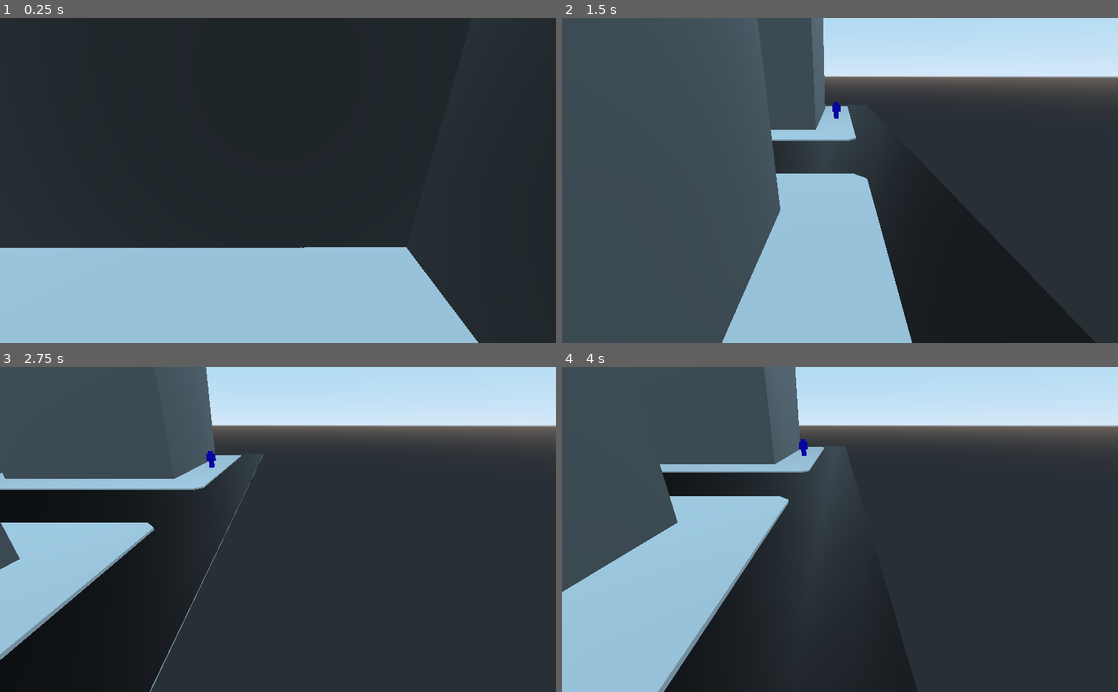
Above: before the commit, frames 1-4 (two rows, left to right).
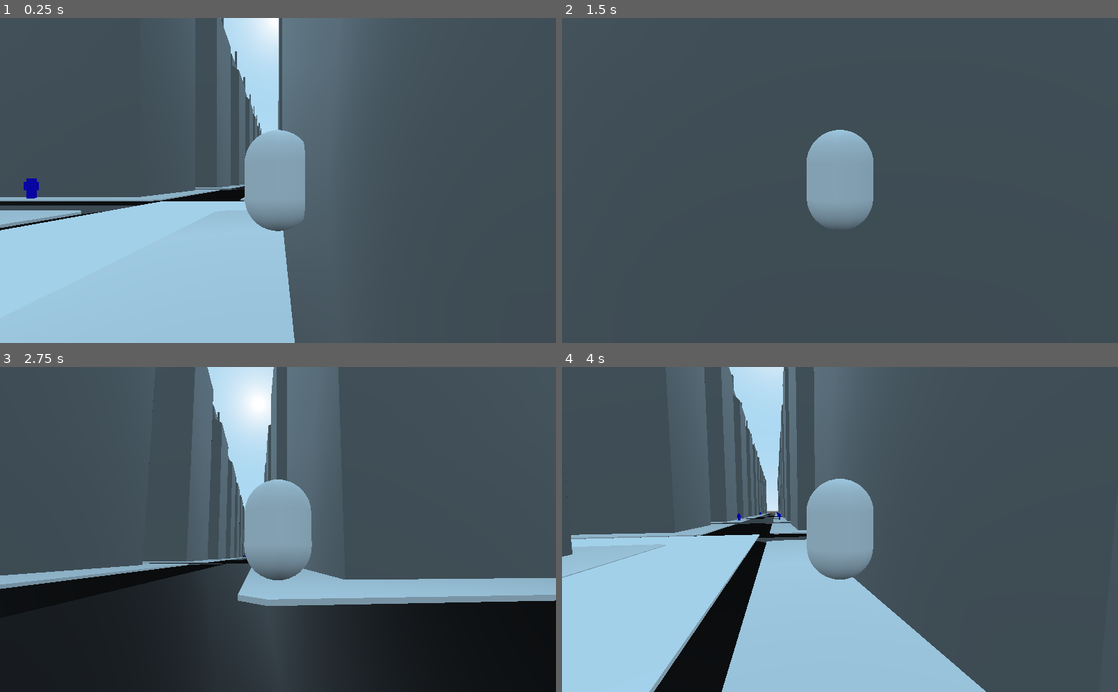
Above: after the commit, the same moments.

Repository: savenger/up-the-roots
Game: Godot game, scene res://src/levels/test_level.tscn
Same seed, same stepped clock (60 frames per second), same inputs: the game is played once before the commit and once after it.
Inputs (mouse positions are in pixels of both pictures, inside the frame that each line leads up to):
- Up to frame 1 (0.25 s): no input
- Up to frame 2 (1.5 s): tap Enter at 0.5 s; move the mouse to (962, 164) at 0.52 s; hold D (right) 0.53-1.25 s; tap Q at 0.6 s; click (962, 164) at 0.67 s; tap Space (jump) at 0.77 s; drag from (728, 196) to (812, 245) at 1.27 s
- Up to frame 3 (2.75 s): tap Space (jump) at 2 s; move the mouse to (333, 458) at 2.02 s; hold D (right) from 2.03 s (still down); tap Shift at 2.1 s
- Up to frame 4 (4 s): release D (right) at 2.75 s; drag from (812, 594) to (673, 480) at 2.77 s; move the mouse to (1006, 578) at 3.52 s; hold A (left) from 3.53 s (still down); tap Q at 3.6 s; tap Space (jump) at 3.77 s

The runs differ from the first frame. In frame 1, 85% of the frame differs, in the area x 0-100%, y 0-100%; in frame 2, 58%; in frame 3, 62%; in frame 4, 71%.

Commit message:
improved level generation

Diff:
--- a/src/levels/city_building.tscn
+++ b/src/levels/city_building.tscn
@@ -1,13 +1,17 @@
 [gd_scene load_steps=3 format=2]
 
 [ext_resource path="res://assets/CityTestTile.glb" type="PackedScene" id=1]
-[ext_resource path="res://src/levels/Camera.gd" type="Script" id=2]
 
-[node name="CityBuilding" type="Spatial"]
+[sub_resource type="BoxShape" id=1]
+
+[node name="CityBuilding" type="StaticBody"]
+
+[node name="CollisionShapeFloor" type="CollisionShape" parent="."]
+transform = Transform( 63.6899, 0, 0, 0, 1, 0, 0, 0, 64.2567, 0, 0.50103, 0 )
+shape = SubResource( 1 )
+
+[node name="CollisionShapeBuilding" type="CollisionShape" parent="."]
+transform = Transform( 33.3188, 0, 0, 0, 168.887, 0, 0, 0, 33.9741, 0, 34.2487, 0 )
+shape = SubResource( 1 )
 
 [node name="CityTestTile" parent="." instance=ExtResource( 1 )]
-
-[node name="Camera" type="Camera" parent="."]
-transform = Transform( 0.00269223, -0.408633, 0.912695, 0.00120536, 0.912699, 0.408631, -0.999996, 0, 0.00294974, 123.719, 25.4281, -13.0549 )
-far = 8192.0
-script = ExtResource( 2 )
--- a/src/levels/level_generation.gd
+++ b/src/levels/level_generation.gd
@@ -1,6 +1,6 @@
 class_name LevelGeneration extends Node
 
-const CHUNK_SIZE = 100
+const CHUNK_SIZE = 10
 const TILE_SIZE = 128
 var rng = RandomNumberGenerator.new()
 var cb = preload("res://src/levels/city_building.tscn")
@@ -11,35 +11,44 @@
 
 
 func generate_buildings(position: Vector2):
-	generate_buildings_in_chunk(position)
-	var x = abs(position.x / 100)
-	var z = abs(position.y / 100)
+	if not buldings_present_in_chunk(position):
+		generate_buildings_in_chunk(position)
+	var x = int(position.x / (CHUNK_SIZE * TILE_SIZE))
+	var z = int(position.y / (CHUNK_SIZE * TILE_SIZE))
 	for i in range(3):
 		for j in range(3):
-			var chunk_pos = Vector2(x + i - 1, z + j - 1)
+			var chunk_pos = position + Vector2(x + i - 1, z + j - 1)
 			if not buldings_present_in_chunk(chunk_pos):
 				generate_buildings_in_chunk(chunk_pos)
+	print("This is the map:")
+	print(LevelData.map)
 
 
 func buldings_present_in_chunk(chunk_position):
 	if LevelData.map.has(chunk_position.x):
-		if LevelData.map.has(chunk_position.y):
-			return false
-	return true
+		if LevelData.map[chunk_position.x].has(chunk_position.y):
+			print("buldings_present_in_chunk(x: %s, y: %s)" % [str(chunk_position.x), str(chunk_position.y)])
+			return true
+	return false
 
 
 func generate_buildings_in_chunk(chunk_position):
+	print("generate_buildings_in_chunk (x: %s, y: %s)" % [str(chunk_position.x), str(chunk_position.y)])
 	# generate chunks around in 1 "chunk radius" (1 chunk = 100 x 100m)
 	for x in range(CHUNK_SIZE):
 		for z in range(CHUNK_SIZE):
 			var c = cb.instance()
 			var r = rng.randf_range(0, 4.0)
 			if r <= 1.0:
-				c.rotation = Vector3(0, PI / 4, 0)
+				c.rotation = Vector3(0, PI / 2, 0)
 			elif r <= 2.0:
-				c.rotation = Vector3(0, PI / 2, 0)
+				c.rotation = Vector3(0, PI, 0)
 			elif r <= 3.0:
-				c.rotation = Vector3(0, 3 * PI / 4, 0)
-			c.transform.origin.x = c.transform.origin.x + x * TILE_SIZE
-			c.transform.origin.z = c.transform.origin.z + z * TILE_SIZE
+				c.rotation = Vector3(0, 3 * PI / 2, 0)
 			add_child(c)
+			c.global_transform.origin.x = chunk_position.x * CHUNK_SIZE * TILE_SIZE + x * TILE_SIZE
+			c.global_transform.origin.z = chunk_position.y * CHUNK_SIZE * TILE_SIZE + z * TILE_SIZE
+			#print("that is: %s, %s" % [str(c.global_transform.origin.x), str(c.global_transform.origin.z)])
+	if not LevelData.map.has(chunk_position.x):
+		LevelData.map[chunk_position.x] = Dictionary()
+	LevelData.map[chunk_position.x][chunk_position.y] = 1
--- a/src/levels/test_level.gd
+++ b/src/levels/test_level.gd
@@ -1,23 +1,41 @@
 extends Spatial
 
 var rng = RandomNumberGenerator.new()
-
+var current_player_chunk_pos: Vector2
 var cb = preload("res://src/levels/city_building.tscn")
 
 
+var last_output = 0
 # Called when the node enters the scene tree for the first time.
 func _ready():
+	current_player_chunk_pos.x = -1000
+	current_player_chunk_pos.y = -1000
 	rng.randomize()
-	for x in range(50):
-		for y in range(50):
-			var c = cb.instance()
-			if rng.randf_range(0, 10.0) >= 2.0:
-				c.rotation = Vector3(0, PI / 2, 0)
-			c.transform.origin.x = c.transform.origin.x + x * 128
-			c.transform.origin.z = c.transform.origin.z + y * 128
-			add_child(c)
+#	for x in range(50):
+#		for y in range(50):
+#			var c = cb.instance()
+#			if rng.randf_range(0, 10.0) >= 2.0:
+#				c.rotation = Vector3(0, PI / 2, 0)
+#			c.transform.origin.x = c.transform.origin.x + x * 128
+#			c.transform.origin.z = c.transform.origin.z + y * 128
+#			add_child(c)
 
+func pos_to_chunk_pos(position):
+	var x = int(position.x / (10 * 128))
+	var z = int(position.z / (10 * 128))
+	return Vector2(x, z)
 
 # Called every frame. 'delta' is the elapsed time since the previous frame.
-#func _process(delta):
-#	pass
+func _process(delta):
+	var chunk_pos: Vector2 = pos_to_chunk_pos($Player.global_transform.origin)
+
+	last_output += delta
+	if last_output > 1:
+		last_output = 0
+		print($Player.global_transform.origin)
+		print(chunk_pos)
+		print(current_player_chunk_pos)
+	if chunk_pos.x != current_player_chunk_pos.x or chunk_pos.y != current_player_chunk_pos.y:
+		current_player_chunk_pos = chunk_pos
+		print("LOPFOR")
+		$level_generator.generate_buildings(chunk_pos)
--- a/src/levels/test_level.tscn
+++ b/src/levels/test_level.tscn
@@ -1,6 +1,29 @@
-[gd_scene load_steps=2 format=2]
+[gd_scene load_steps=6 format=2]
 
+[ext_resource path="res://src/player/player.tscn" type="PackedScene" id=1]
 [ext_resource path="res://src/levels/test_level.gd" type="Script" id=2]
+[ext_resource path="res://src/levels/level_generation.gd" type="Script" id=3]
+
+[sub_resource type="BoxShape" id=1]
+
+[sub_resource type="CubeMesh" id=2]
+size = Vector3( 30, 1, 30 )
 
 [node name="TestLevel" type="Spatial"]
 script = ExtResource( 2 )
+
+[node name="level_generator" type="Node" parent="."]
+script = ExtResource( 3 )
+
+[node name="Player" parent="." instance=ExtResource( 1 )]
+transform = Transform( 1, 0, 0, 0, 1, 0, 0, 0, 1, 0, 9.13608, 0 )
+
+[node name="Floor" type="StaticBody" parent="."]
+transform = Transform( 5, 0, 0, 0, 1, 0, 0, 0, 5, 0, 0, 0 )
+
+[node name="CollisionShape" type="CollisionShape" parent="Floor"]
+transform = Transform( 15, 0, 0, 0, 0.5, 0, 0, 0, 15, 0, 0, 0 )
+shape = SubResource( 1 )
+
+[node name="MeshInstance" type="MeshInstance" parent="Floor"]
+mesh = SubResource( 2 )
--- a/src/player/player.gd
+++ b/src/player/player.gd
@@ -1,8 +1,9 @@
 extends KinematicBody
 
-export var speed := 30.0
+export var speed := 300.0
 export var jump_strength := 40.0
 export var gravity := 40.0
+
 
 var _velocity := Vector3.ZERO
 var _snap_vector := Vector3.DOWN
--- a/src/player/player.tscn
+++ b/src/player/player.tscn
@@ -25,3 +25,4 @@
 script = ExtResource( 2 )
 
 [node name="Camera" type="Camera" parent="CameraJoint"]
+far = 7443.2
